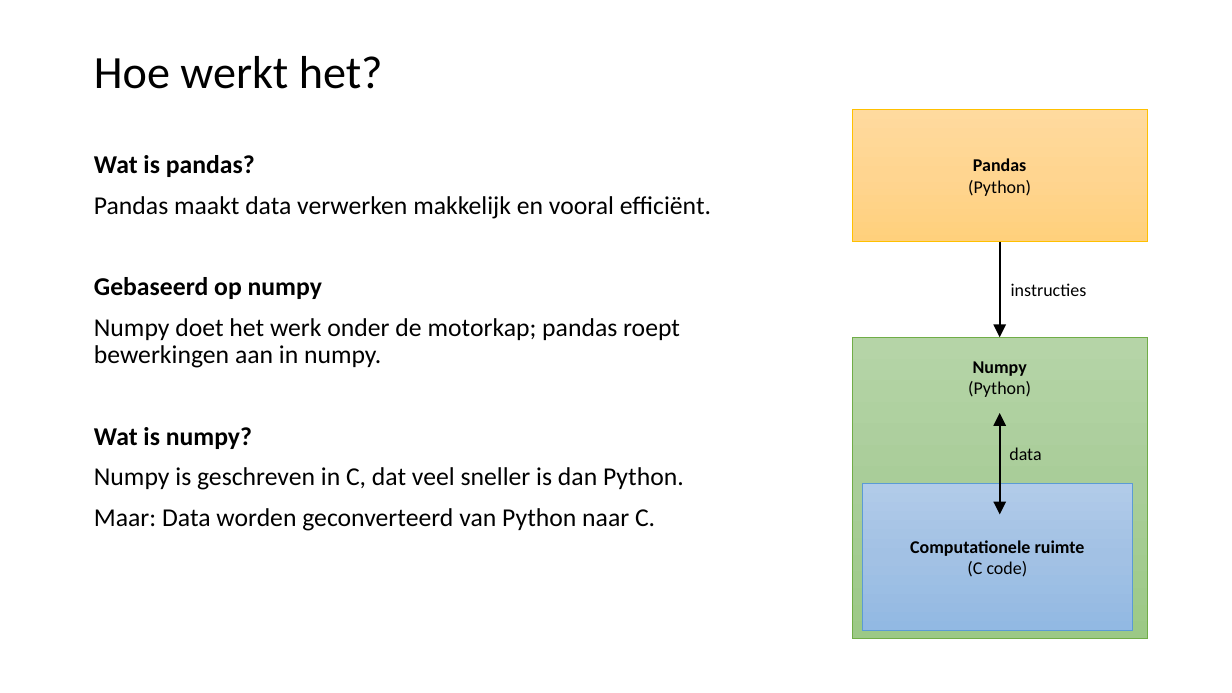
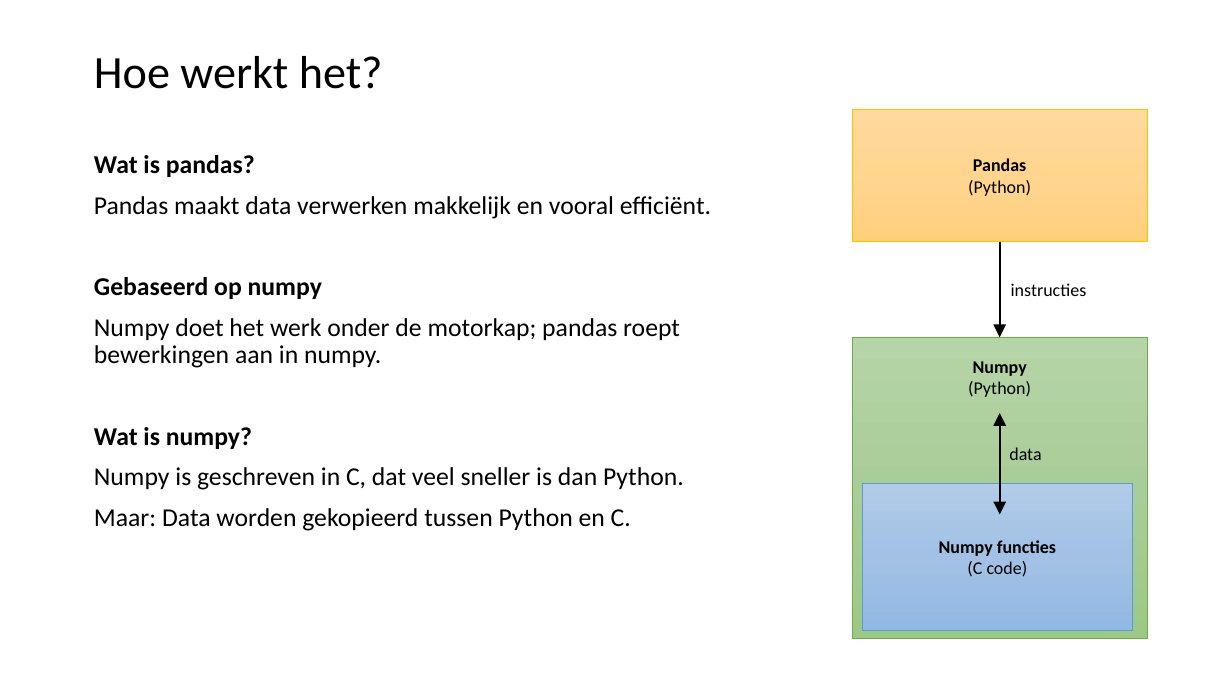
Before and after one commit to LFKoning/knowledge-sharing, a slide deck: slide 4 of python_course/3_pandas_plotting/python_cursus_3.pptx. Drawn at 1232x693 pixels with LibreOffice and Linux fonts; fonts in the diff are those of the drawing. Boxes give left, top, right and bottom in pixels: in the first picture for what was removed or moved away, otherwise in the second. Text is boxed around its words. In the diff, an @@ line names an element or a change of style, - is before the commit and + after.

Commit message:
Update Python course slides

```diff
--- a/python_course/3_pandas_plotting/python_cursus_3.pptx
+++ b/python_course/3_pandas_plotting/python_cursus_3.pptx
@@ text at (94, 508, 631, 531): text changed @@
-Maar: Data worden geconverteerd van Python naar C.
+Maar: Data worden gekopieerd tussen Python en C.
@@ text in rectangle at (939, 540, 1056, 556): text changed @@
-Computationele ruimte
+Numpy functies
```
Also in this commit, not shown: 3 other slides changed, 1 slide added, 1 other file.
